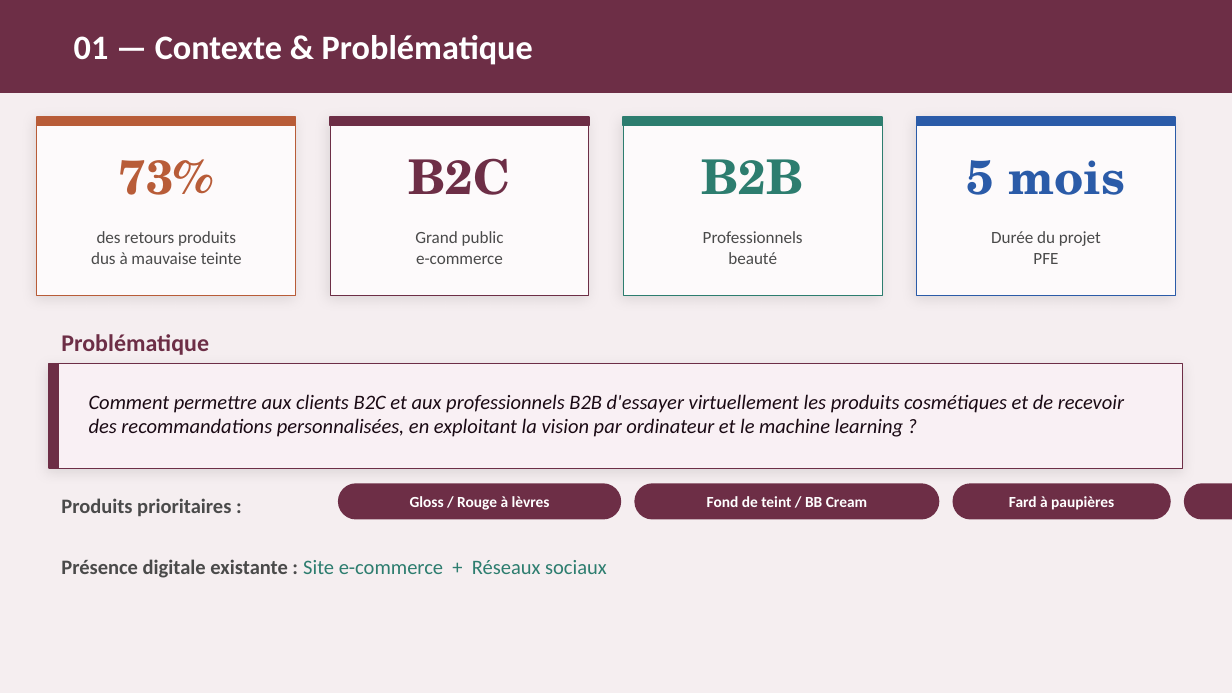
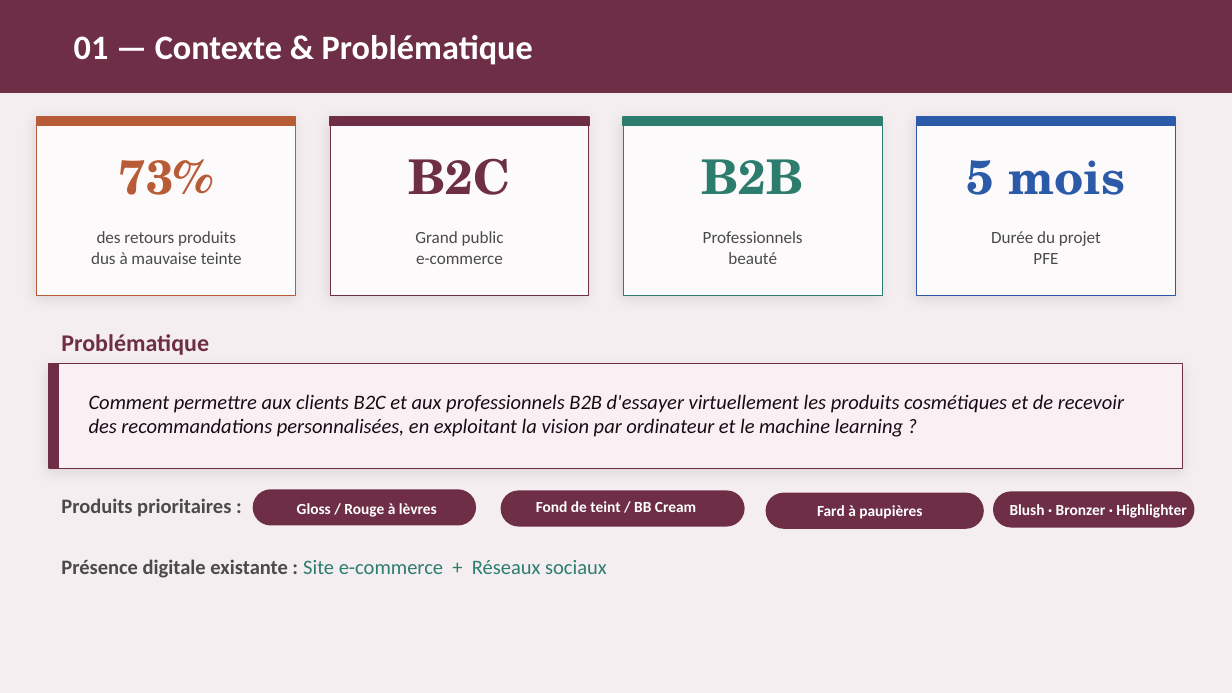
Before and after one commit to otrsiehans09/Stage_FLORMAR, a slide deck: slide 3 of PFE/PFE_Cosmetique_Presentation.pptx. Drawn at 1232x693 pixels with LibreOffice and Linux fonts; fonts in the diff are those of the drawing. Boxes give left, top, right and bottom in pixels: in the first picture for what was removed or moved away, otherwise in the second. Text is boxed around its words. In the diff, an @@ line names an element or a change of style, - is before the commit and + after.

```diff
--- a/PFE/PFE_Cosmetique_Presentation.pptx
+++ b/PFE/PFE_Cosmetique_Presentation.pptx
@@ rounded rectangle: place and size @@
-rounded rectangle at <box>339,484,621,519</box>
+rounded rectangle at <box>254,490,476,525</box>
@@ text "Gloss / Rouge à lèvres": place and size @@
-text "Gloss / Rouge à lèvres" at <box>410,496,550,510</box>
+text "Gloss / Rouge à lèvres" at <box>297,503,437,517</box>
@@ rounded rectangle: place and size @@
-rounded rectangle at <box>636,484,939,519</box>
+rounded rectangle at <box>501,492,744,526</box>
@@ text "Fond de teint / BB ...": place and size @@
-text "Fond de teint / BB ..." at <box>707,496,867,507</box>
+text "Fond de teint / BB ..." at <box>536,501,696,512</box>
@@ rounded rectangle: place and size @@
-rounded rectangle at <box>954,484,1170,519</box>
+rounded rectangle at <box>766,494,983,529</box>
@@ text "Fard à paupières": place and size @@
-text "Fard à paupières" at <box>1009,496,1114,510</box>
+text "Fard à paupières" at <box>817,505,922,519</box>
@@ rounded rectangle: place and size @@
-rounded rectangle at <box>1185,484,1232,519</box>
+rounded rectangle at <box>994,493,1194,527</box>
@@ text "Blush · Bronzer · Highlighter" rewrapped from <box>1185,484,1232,519</box> to <box>1010,504,1186,518</box> @@
```
Also in this commit, not shown: 2 other slides changed, 4 other files.
